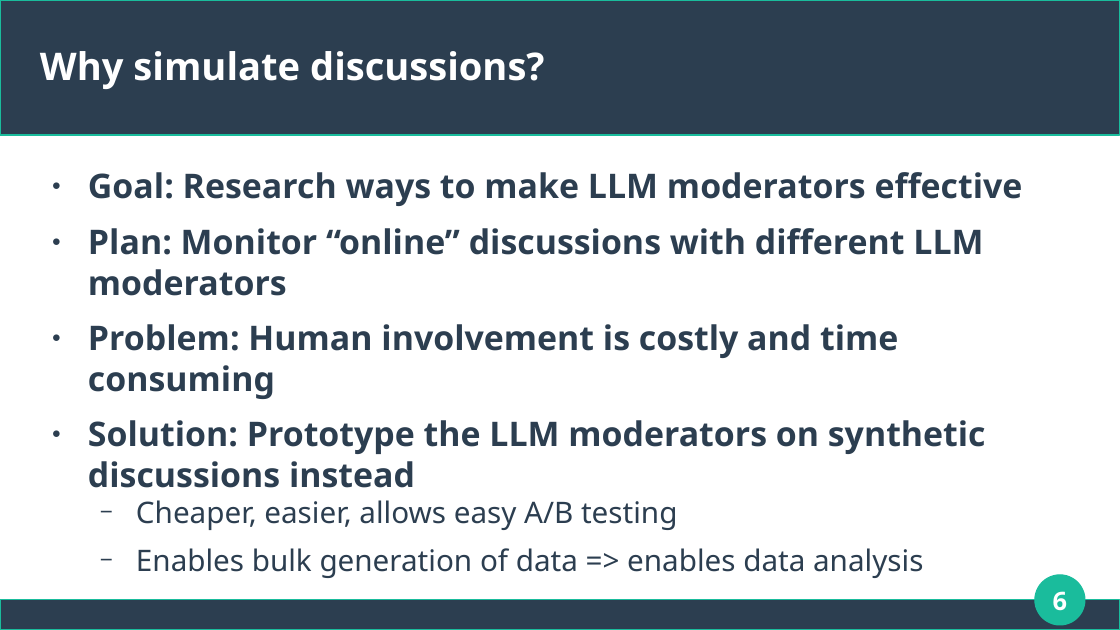
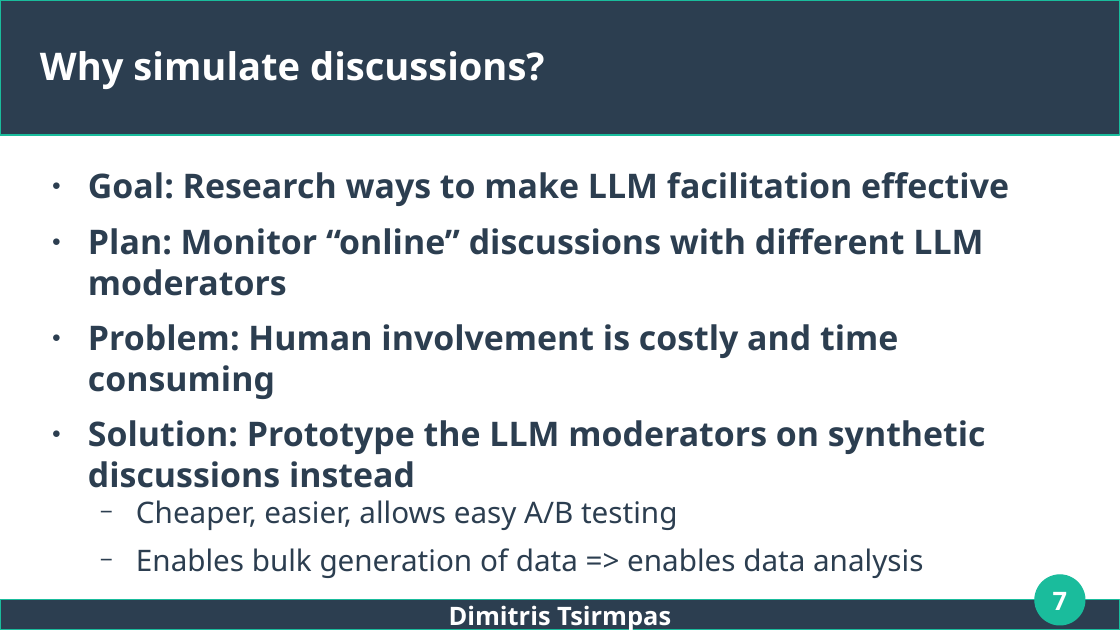
Before and after one commit to dimits-ts/llm_moderation_research, a slide deck: slide 7 of presentations/thesis.odp (slide 6 before the commit). Drawn at 1120x630 pixels with LibreOffice and Linux fonts; fonts in the diff are those of the drawing. Boxes give left, top, right and bottom in pixels: in the first picture for what was removed or moved away, otherwise in the second. Text is boxed around its words. In the diff, an @@ line names an element or a change of style, - is before the commit and + after.

```diff
--- a/presentations/thesis.odp
+++ b/presentations/thesis.odp
@@ text at (x1=88, y1=172, x2=1009, y2=206): text changed @@
-● Goal: Research ways to make LLM moderators effective
+● Goal: Research ways to make LLM facilitation effective
@@ page number at (x1=1053, y1=592, x2=1068, y2=610): text changed @@
-6
+7
@@ text added at (x1=449, y1=605, x2=671, y2=630), 18 pt, text #FFFFFF, bold @@
+Dimitris Tsirmpas
```
Also in this commit, not shown: 40 other slides changed, 5 slides added, 2 slides removed, 4 other files.
